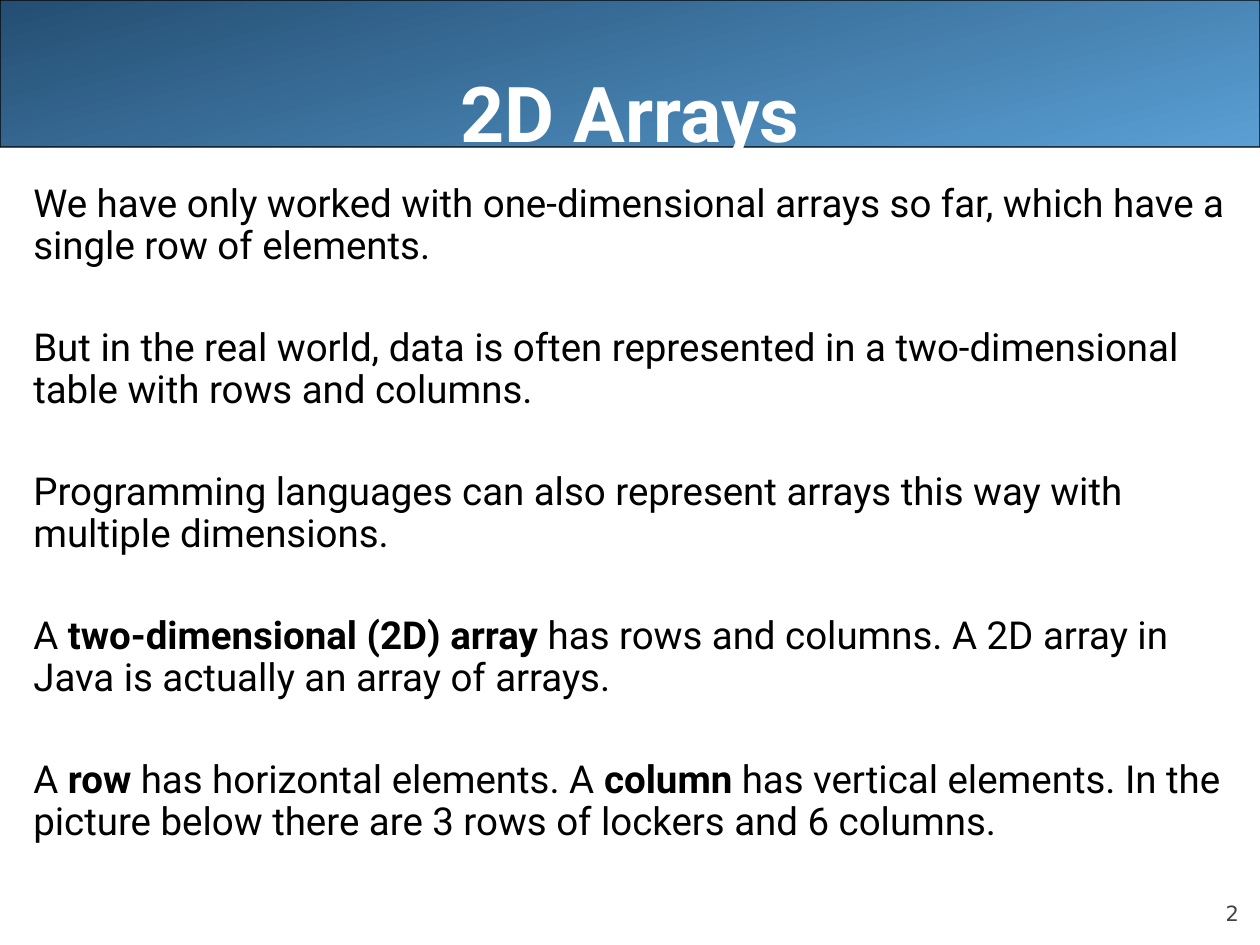
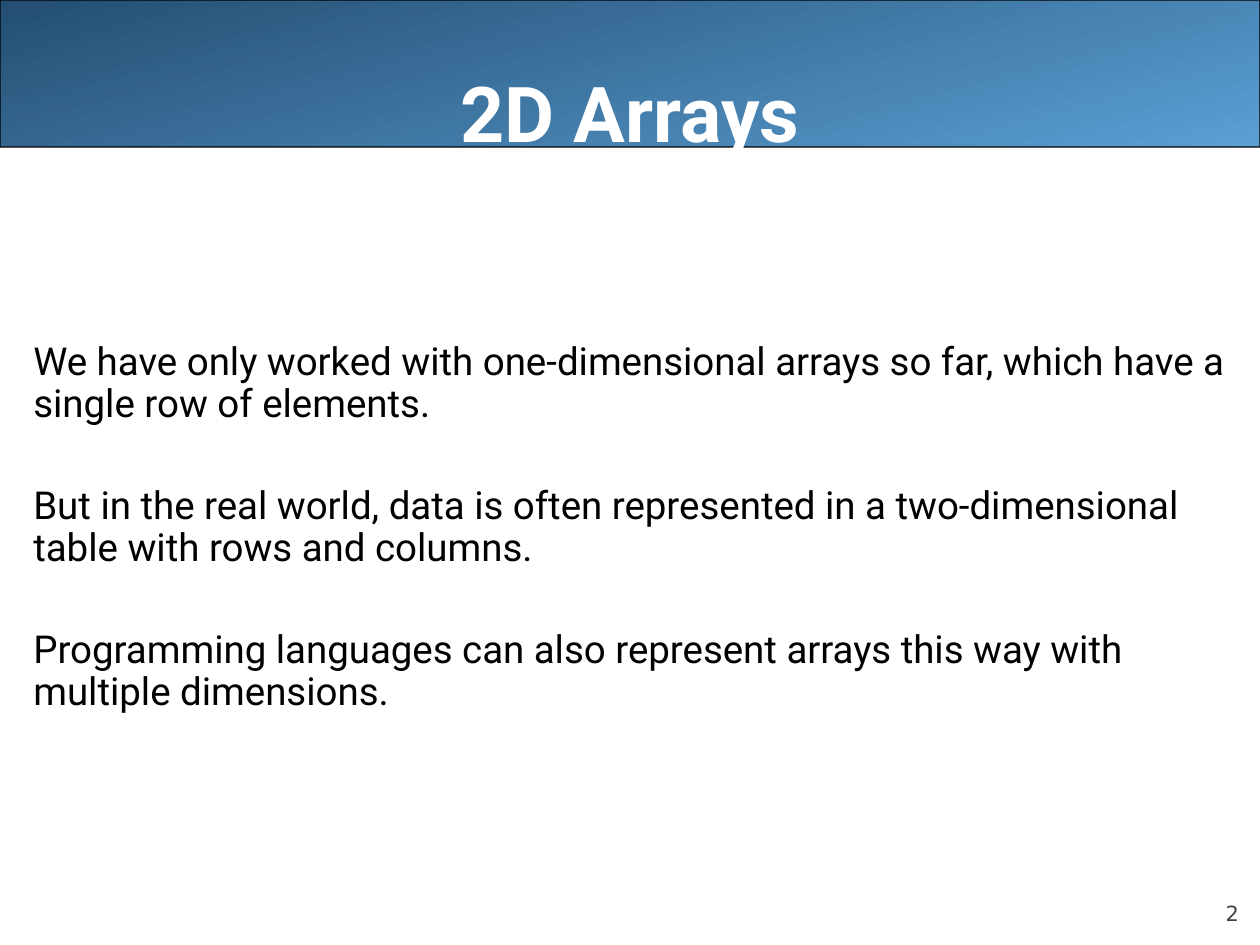
Before and after one commit to LongBaoNguyen/longbaonguyen.github.io, a slide deck: slide 2 of courses/apcsa/lecture20.ppt. Drawn at 1260x945 pixels with LibreOffice and Linux fonts; fonts in the diff are those of the drawing. Boxes give left, top, right and bottom in pixels: in the first picture for what was removed or moved away, otherwise in the second. Text is boxed around its words. In the diff, an @@ line names an element or a change of style, - is before the commit and + after.

```diff
--- a/courses/apcsa/lecture20.ppt
+++ b/courses/apcsa/lecture20.ppt
@@ text at (33,619,1220,843): paragraphs removed @@
-A two-dimensional (2D) array has rows and columns. A 2D array in Java is actually an array of arrays.
-A row has horizontal elements. A column has vertical elements. In the picture below there are 3 rows of lockers and 6 columns.
```
Also in this commit, not shown: 8 other slides changed, 4 slides added, 7 other files.
